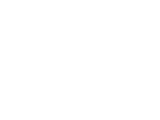
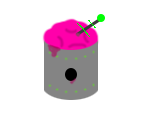
Revision of a layered 160 × 120 image; what changed, layer by layer:
showed "Idle" over [42, 14, 105, 100]
